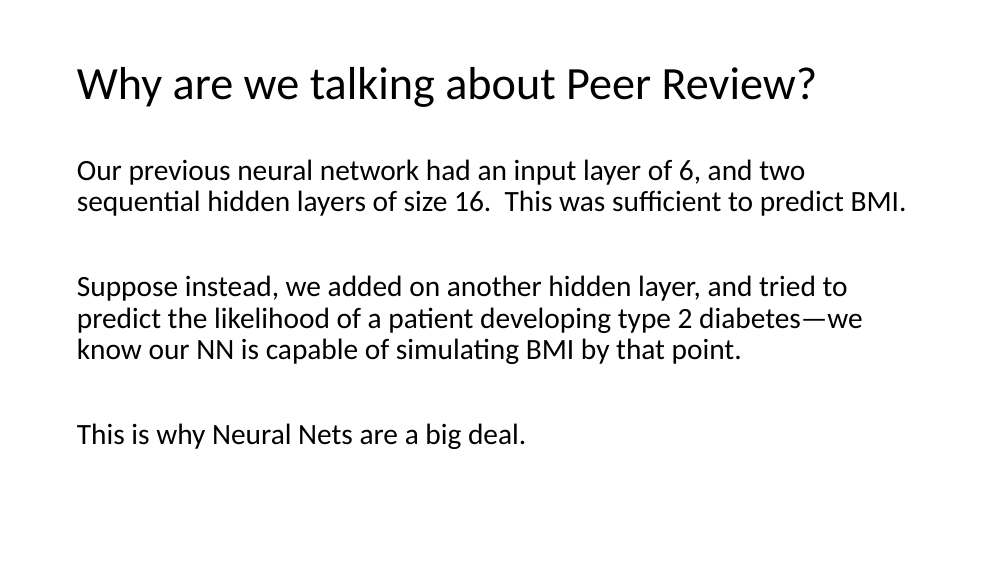
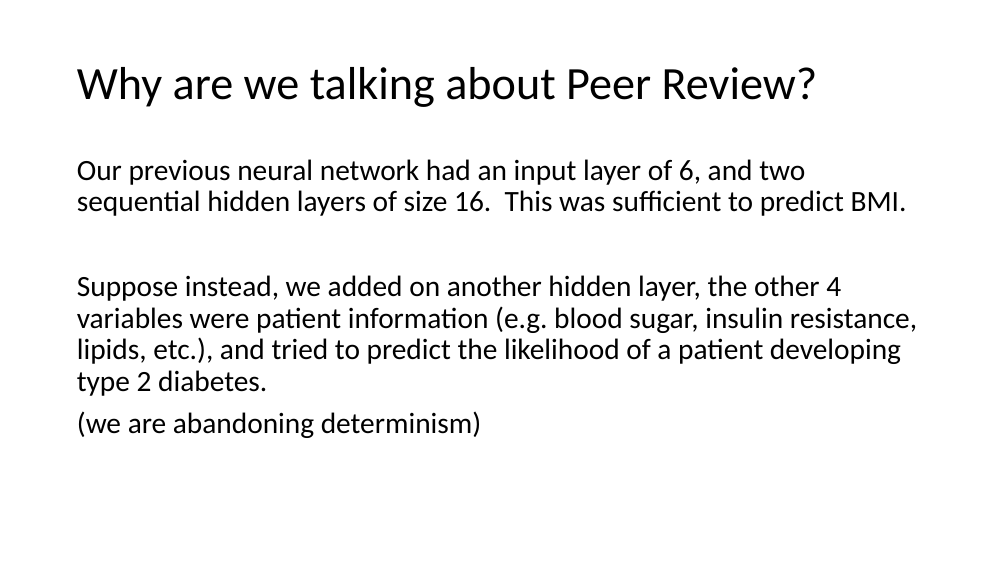
Before and after one commit to snyderjo/Neural-Network-Presentation, a slide deck: slide 15 of firstPart/Neural Networks - pt 1.pptx (slide 13 before the commit). Drawn at 1008x567 pixels with LibreOffice and Linux fonts; fonts in the diff are those of the drawing. Boxes give left, top, right and bottom in pixels: in the first picture for what was removed or moved away, otherwise in the second. Text is boxed around its words. In the diff, an @@ line names an element or a change of style, - is before the commit and + after.

```diff
--- a/firstPart/Neural Networks - pt 1.pptx
+++ b/firstPart/Neural Networks - pt 1.pptx
@@ text at box(77, 275, 917, 438): text changed @@
-Suppose instead, we added on another hidden layer, and tried to predict the likelihood of a patient developing type 2 diabetes—we know our NN is capable of simulating BMI by that point.
-This is why Neural Nets are a big deal.
+Suppose instead, we added on another hidden layer, the other 4 variables were patient information (e.g. blood sugar, insulin resistance, lipids, etc.), and tried to predict the likelihood of a patient developing type 2 diabetes.
+(we are abandoning determinism)
```
Also in this commit, not shown: 10 other slides changed, 3 slides added, 1 other file.
